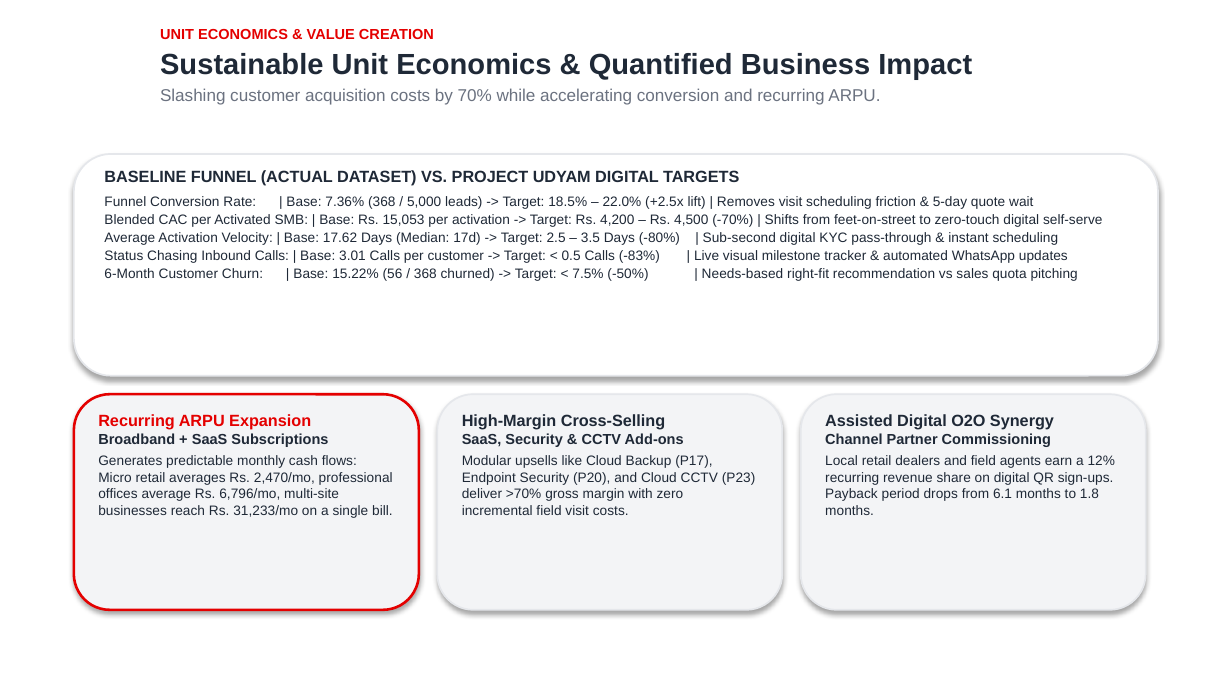
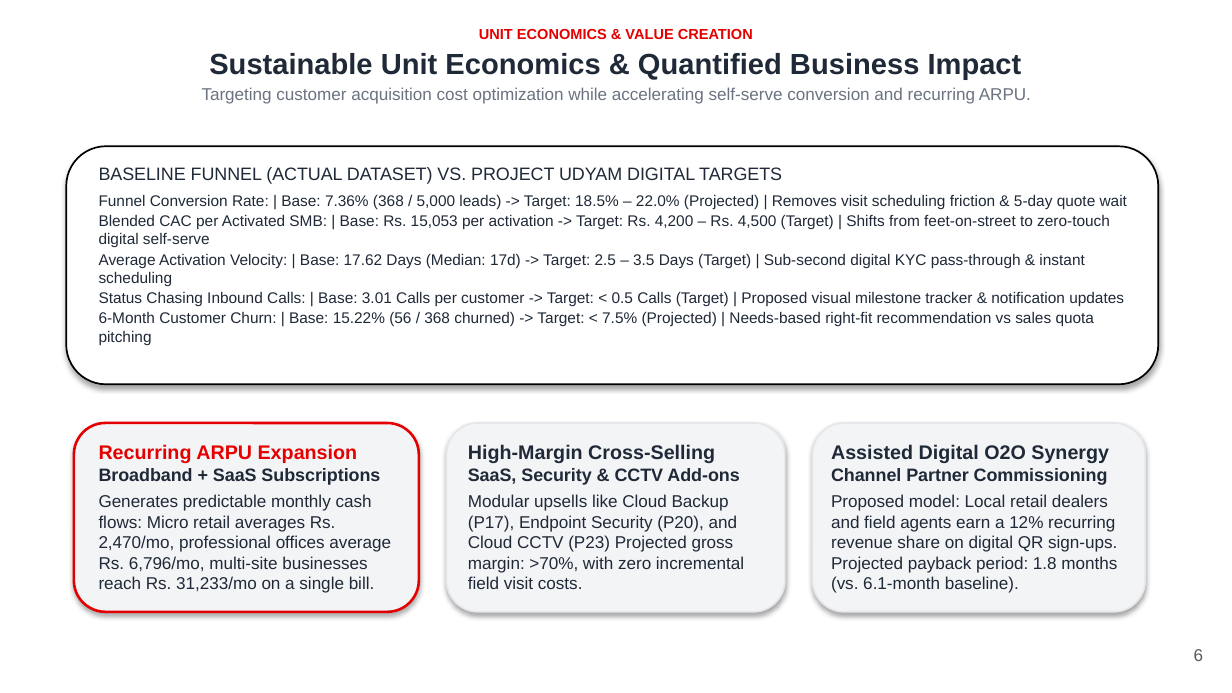
Before and after one commit to lavu-create/udyam-digital, a slide deck: slide 6 of submission/Project_Udyam_Digital.pptx. Drawn at 1232x693 pixels with LibreOffice and Linux fonts; fonts in the diff are those of the drawing; background and template pictures are left out. Boxes give left, top, right and bottom in pixels: in the first picture for what was removed or moved away, otherwise in the second. Text is boxed around its words. In the diff, an @@ line names an element or a change of style, - is before the commit and + after.

Commit message:
chore: final release cleanup, verified presentation deck, and privacy documentation alignment

```diff
--- a/submission/Project_Udyam_Digital.pptx
+++ b/submission/Project_Udyam_Digital.pptx
@@ text at <box>209,29,1022,79</box>: alignment left to centre; less space between paragraphs @@
@@ text at <box>202,87,1031,104</box>: text changed @@
-Slashing customer acquisition costs by 70% while accelerating conversion and recurring ARPU.
+Targeting customer acquisition cost optimization while accelerating self-serve conversion and recurring ARPU.
@@ rounded rectangle: place and size @@
-rounded rectangle at <box>74,154,1158,376</box>
+rounded rectangle at <box>67,147,1158,384</box>
@@ rounded rectangle at <box>67,147,1158,384</box>: outline #E5E7EB 1 pt to #000000 1 pt; proportions changed @@
@@ text at <box>99,167,782,184</box>: size 9.5 to 10.5 pt, bold off in "BASELINE FUNNEL (ACTUAL DATASET) VS. PROJECT UDYAM ..."; less space between paragraphs @@
@@ text at <box>99,194,1127,346</box>: text changed; size 8 to 9 pt @@
-Funnel Conversion Rate: | Base: 7.36% (368 / 5,000 leads) -> Target: 18.5% – 22.0% (+2.5x lift) | Removes visit scheduling friction & 5-day quote wait
-Blended CAC per Activated SMB: | Base: Rs. 15,053 per activation -> Target: Rs. 4,200 – Rs. 4,500 (-70%) | Shifts from feet-on-street to zero-touch digital self-serve
-Average Activation Velocity: | Base: 17.62 Days (Median: 17d) -> Target: 2.5 – 3.5 Days (-80%) | Sub-second digital KYC pass-through & instant scheduling
-Status Chasing Inbound Calls: | Base: 3.01 Calls per customer -> Target: < 0.5 Calls (-83%) | Live visual milestone tracker & automated WhatsApp updates
-6-Month Customer Churn: | Base: 15.22% (56 / 368 churned) -> Target: < 7.5% (-50%) | Needs-based right-fit recommendation vs sales quota pitching
+Funnel Conversion Rate: | Base: 7.36% (368 / 5,000 leads) -> Target: 18.5% – 22.0% (Projected) | Removes visit scheduling friction & 5-day quote wait
+Blended CAC per Activated SMB: | Base: Rs. 15,053 per activation -> Target: Rs. 4,200 – Rs. 4,500 (Target) | Shifts from feet-on-street to zero-touch digital self-serve
+Average Activation Velocity: | Base: 17.62 Days (Median: 17d) -> Target: 2.5 – 3.5 Days (Target) | Sub-second digital KYC pass-through & instant scheduling
+Status Chasing Inbound Calls: | Base: 3.01 Calls per customer -> Target: < 0.5 Calls (Target) | Proposed visual milestone tracker & notification updates
+6-Month Customer Churn: | Base: 15.22% (56 / 368 churned) -> Target: < 7.5% (Projected) | Needs-based right-fit recommendation vs sales quota pitching
@@ rounded rectangle: place and size @@
-rounded rectangle at <box>74,394,419,610</box>
+rounded rectangle at <box>74,423,419,611</box>
@@ text "Recurring ARPU Expansion": place and size @@
-text "Recurring ARPU Expansion" at <box>98,414,393,518</box>
+text "Recurring ARPU Expansion" at <box>99,444,391,593</box>
@@ text "Recurring ARPU Expansion" at <box>99,444,391,593</box>: size 9.5 to 11.5 pt in "Recurring ARPU Expansion"; size 8.5 to 10.5 pt in "Broadband + SaaS Subscriptions"; size 8 to 10 pt in "Generates predictable monthly cash flows: Micro retail ..."; less space between paragraphs; more space between paragraphs @@
@@ rounded rectangle: place and size @@
-rounded rectangle at <box>437,394,782,610</box>
+rounded rectangle at <box>446,423,785,611</box>
@@ text "High-Margin Cross-Selling": place and size @@
-text "High-Margin Cross-Selling" at <box>462,414,756,515</box>
+text "High-Margin Cross-Selling" at <box>468,444,744,589</box>
@@ text at <box>468,444,739,485</box>: size 9.5 to 11.5 pt in "High-Margin Cross-Selling"; size 8.5 to 10.5 pt in "SaaS, Security & CCTV Add-ons"; less space between paragraphs @@
@@ proportions changed in 3 elements at <box>74,423,419,611</box>, <box>446,423,785,611</box>, <box>813,423,1146,611</box> @@
@@ rounded rectangle: place and size @@
-rounded rectangle at <box>801,394,1146,610</box>
+rounded rectangle at <box>813,423,1146,611</box>
@@ text "Assisted Digital O2O Synergy": place and size @@
-text "Assisted Digital O2O Synergy" at <box>825,414,1115,515</box>
+text "Assisted Digital O2O Synergy" at <box>831,444,1117,593</box>
@@ text at <box>831,444,1109,485</box>: size 9.5 to 11.5 pt in "Assisted Digital O2O Synergy"; size 8.5 to 10.5 pt in "Channel Partner Commissioning"; less space between paragraphs @@
@@ text at <box>468,494,744,589</box>: text changed; size 8 to 10 pt @@
-Modular upsells like Cloud Backup (P17), Endpoint Security (P20), and Cloud CCTV (P23) deliver >70% gross margin with zero incremental field visit costs.
+Modular upsells like Cloud Backup (P17), Endpoint Security (P20), and Cloud CCTV (P23) Projected gross margin: >70%, with zero incremental field visit costs.
@@ text at <box>831,494,1117,593</box>: text changed; size 8 to 10 pt @@
-Local retail dealers and field agents earn a 12% recurring revenue share on digital QR sign-ups. Payback period drops from 6.1 months to 1.8 months.
+Proposed model: Local retail dealers and field agents earn a 12% recurring revenue share on digital QR sign-ups. Projected payback period: 1.8 months (vs. 6.1-month baseline).
@@ page number added at <box>1194,649,1204,661</box>, 10 pt, text #595959 @@
+6
```
Also in this commit, not shown: 6 other slides changed, 26 other files.
